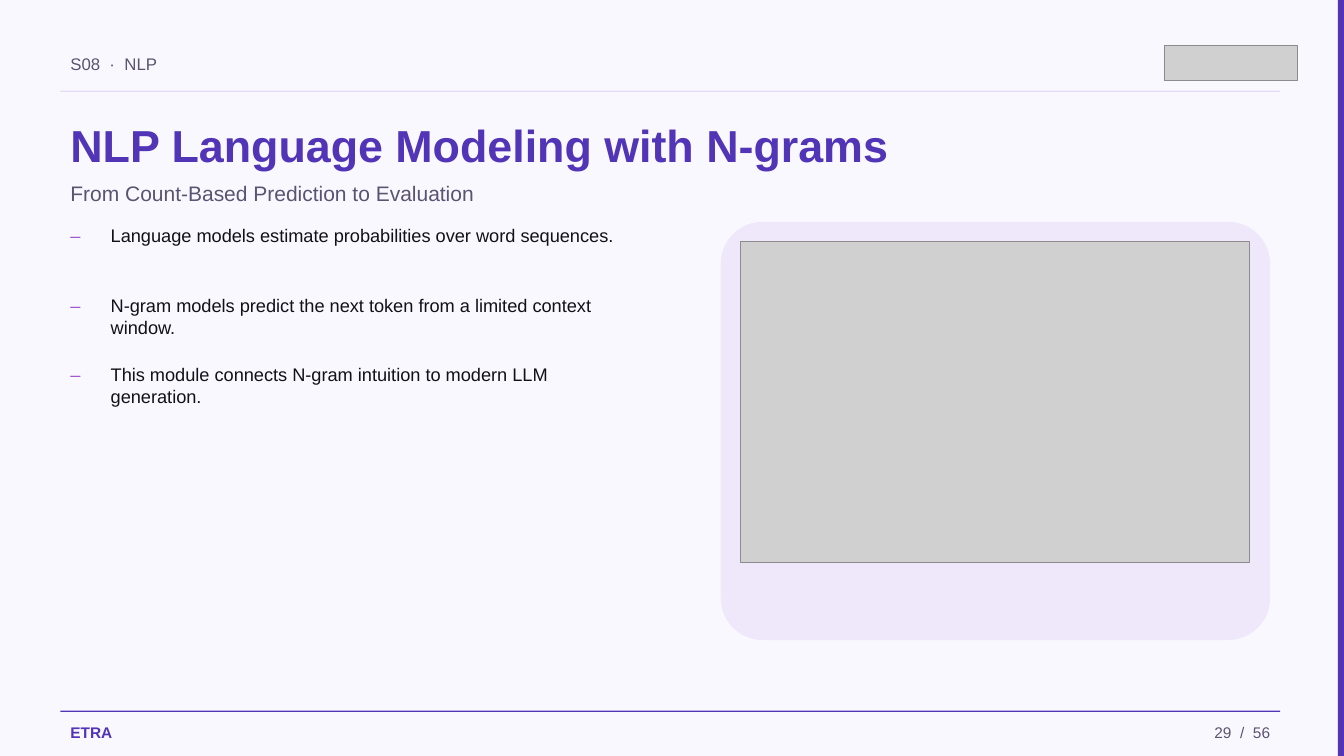
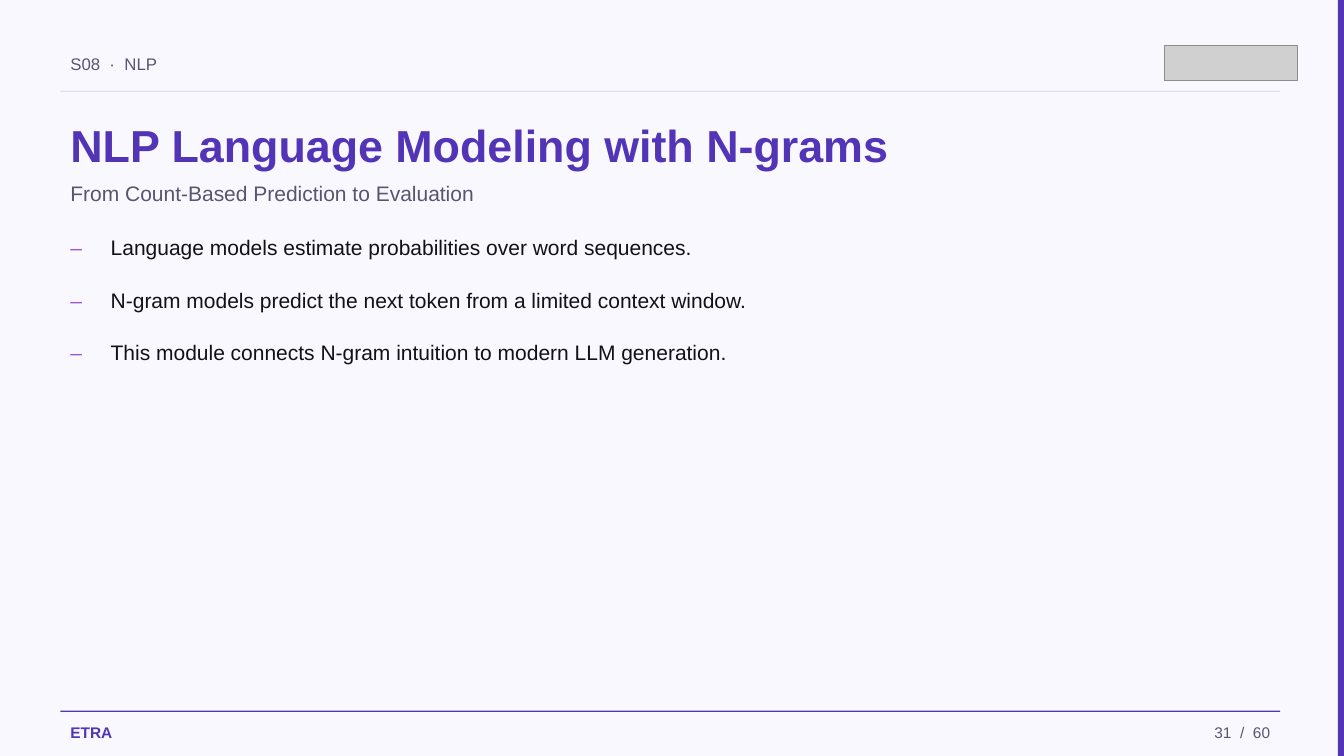
Before and after one commit to iksasa15/AI-ML, a slide deck: slide 31 of web-presentation/pdf-exports/Week3-Session1-NLP.pptx (slide 29 before the commit). Drawn at 1344x756 pixels with LibreOffice and Linux fonts; fonts in the diff are those of the drawing; grey boxes stand for pictures. Boxes give left, top, right and bottom in pixels: in the first picture for what was removed or moved away, otherwise in the second. Text is boxed around its words. In the diff, an @@ line names an element or a change of style, - is before the commit and + after.

Commit message:
feat: update Week 3, Session 1 PowerPoint and scripts by adding new diagrams for GRU and attention architecture, refining content on NLP fundamentals and language modeling, and enhancing overall educational clarity

```diff
--- a/web-presentation/pdf-exports/Week3-Session1-NLP.pptx
+++ b/web-presentation/pdf-exports/Week3-Session1-NLP.pptx
@@ text "–": place and size @@
-text "–" at (60, 220, 96, 279)
+text "–" at (60, 230, 96, 272)
@@ text "Language models estimate probabilities over ...": place and size @@
-text "Language models estimate probabilities over ..." at (111, 228, 614, 246)
+text "Language models estimate probabilities over ..." at (111, 239, 691, 260)
@@ rounded rectangle removed at (721, 222, 1270, 640) @@
@@ picture removed at (741, 242, 1250, 563) @@
@@ text "–": place and size @@
-text "–" at (60, 289, 96, 349)
+text "–" at (60, 282, 96, 325)
@@ size 13 to 15 pt in 6 elements at (111, 239, 691, 260), (111, 292, 746, 312), (60, 230, 96, 272), (111, 344, 726, 365), (60, 282, 96, 325), (60, 335, 96, 377) @@
@@ text "–": place and size @@
-text "–" at (60, 359, 96, 418)
+text "–" at (60, 335, 96, 377)
@@ text "This module connects N-gram intuition ...": place and size @@
-text "This module connects N-gram intuition ..." at (111, 367, 547, 407)
+text "This module connects N-gram intuition ..." at (111, 344, 726, 365)
@@ text at (1214, 727, 1270, 738): text changed @@
-29 / 56
+31 / 60
```
Also in this commit, not shown: 54 other slides changed, 4 slides added, 5 other files.
